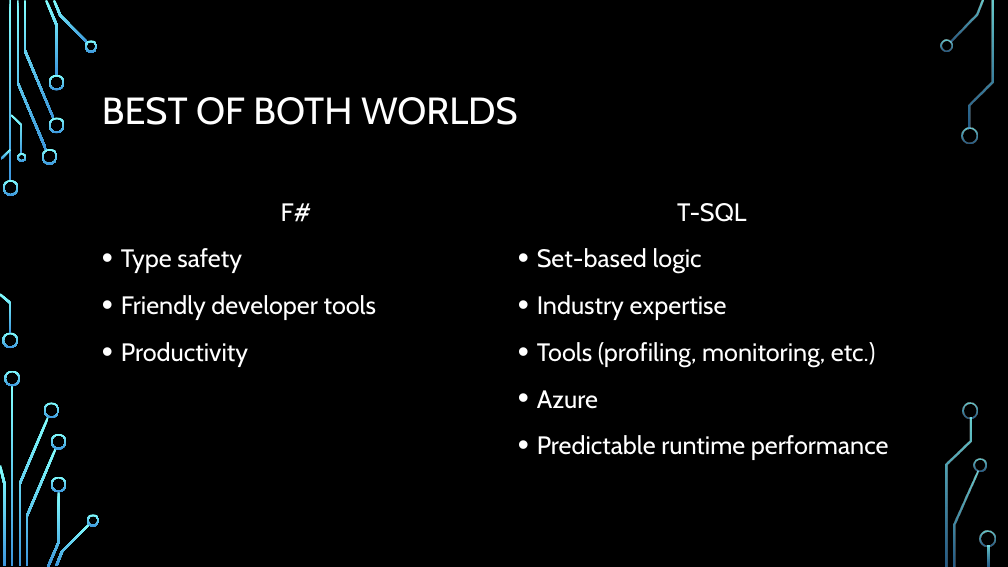
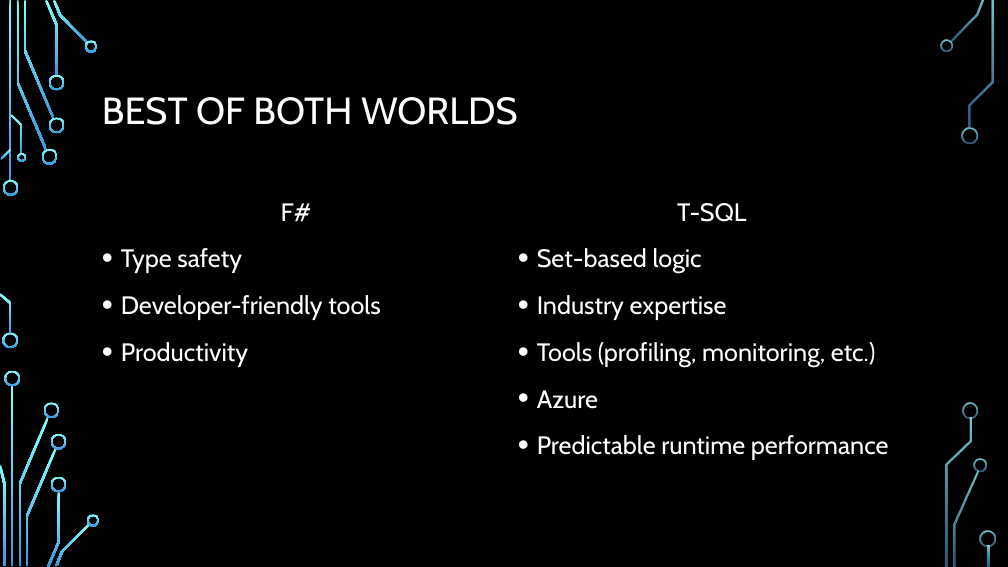
Before and after one commit to dmitry-a-morozov/Presentations, a slide deck: slide 14 of SF FSharp UG. 2015-04-28/slides.pptx. Drawn at 1008x567 pixels with LibreOffice and Linux fonts; fonts in the diff are those of the drawing; background and template pictures are left out. Boxes give left, top, right and bottom in pixels: in the first picture for what was removed or moved away, otherwise in the second. Text is boxed around its words. In the diff, an @@ line names an element or a change of style, - is before the commit and + after.

```diff
--- a/SF FSharp UG. 2015-04-28/slides.pptx
+++ b/SF FSharp UG. 2015-04-28/slides.pptx
@@ text at <box>121,295,381,320</box>: text changed @@
-• Friendly developer tools
+• Developer-friendly tools
```
Also in this commit, not shown: 2 other slides changed.
